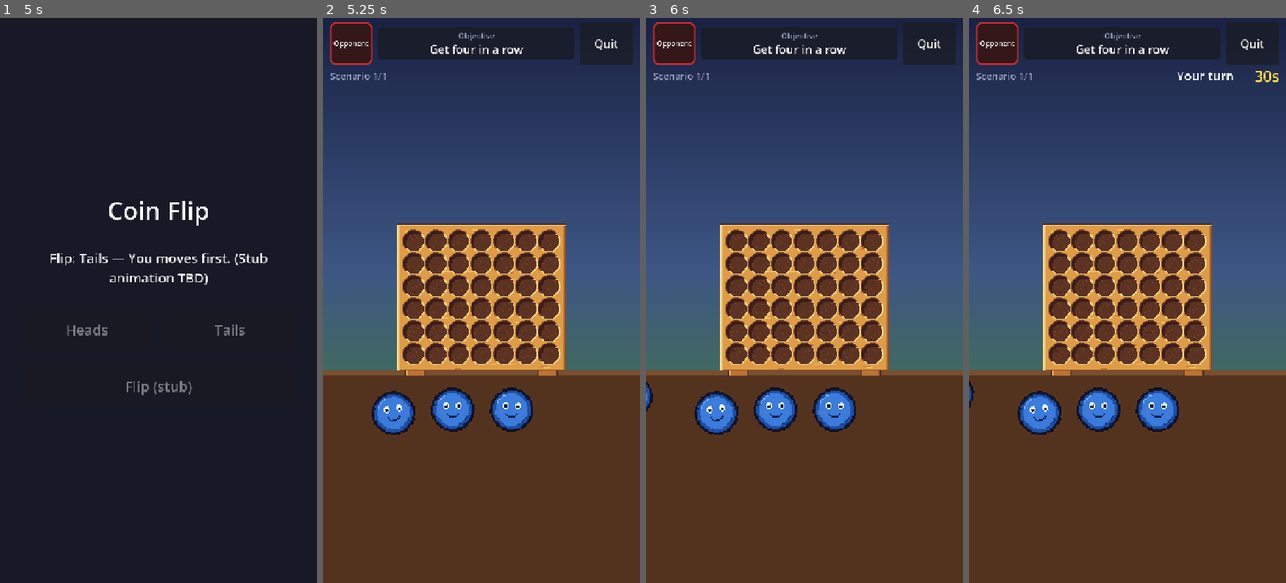
Above: before the commit, frames 1-4 (left to right).
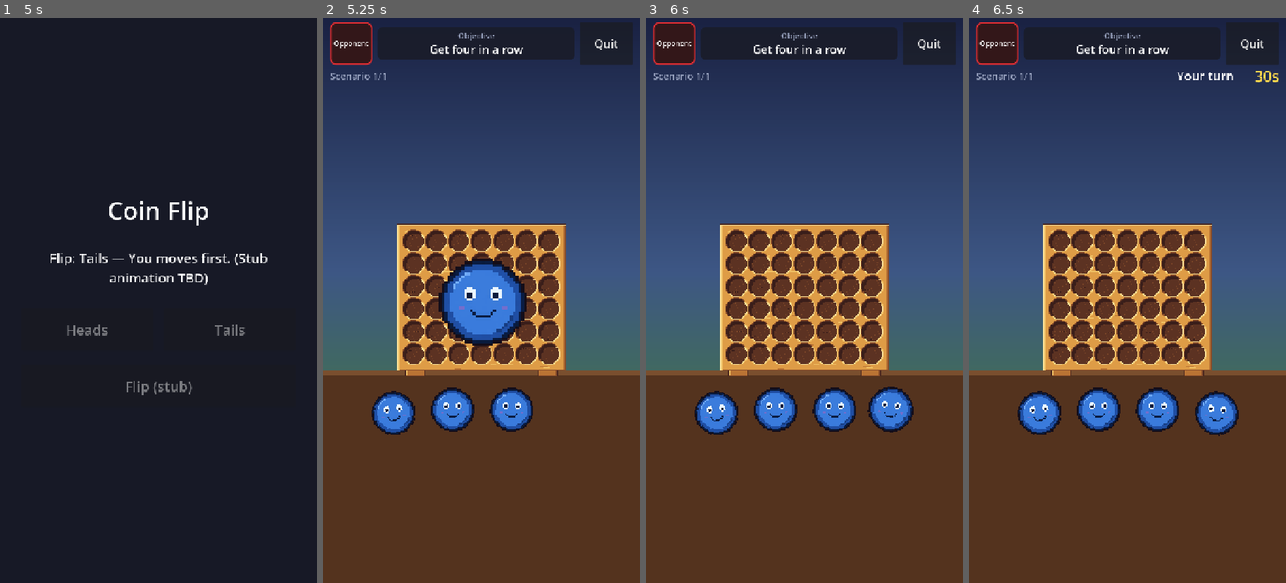
Above: after the commit, the same moments.

Repository: chumbb/four-in-a-rogue
Game: Godot game, scene res://scenes/app/boot.tscn
The game is run twice, just before and just after one commit, with the same random seed, the same clock (stepped at 60 frames per second) and the same inputs.
Inputs (mouse positions are in pixels of both pictures, inside the frame that each line leads up to):
- Up to frame 1 (5 s): tap Enter (ui_accept) at 0.5, 0.77, 4.25 s; move the mouse to (228, 272) at 0.52 s; click (228, 272) at 0.67 s; click "Continue" at 1.25 s; click "Heads" at 2 s; click "Tails" at 2.75 s; click "Flip (stub)" at 3.5 s; drag from (95, 328) to (142, 413) at 4.27 s
- Up to frame 2 (5.25 s): tap Enter (ui_accept) at 5 s; move the mouse to (513, 176) at 5.02 s; click (513, 176) at 5.17 s
- Up to frame 3 (6 s): tap Enter (ui_accept) at 5.75 s; drag from (788, 413) to (709, 215) at 5.77 s
- Up to frame 4 (6.5 s): no input

Frame 1 is identical in both runs. In frame 2, 3.3% of the frame differs, in the area x 36-65%, y 42-58%; in frame 3, 1.0%; in frame 4, 0.9%.

Commit message:
M4: fix first-turn hand reveal landing off-screen
Co-Authored-By: Claude Opus 5.5 <noreply@anthropic.com>
Claude-Session: https://claude.ai/code/session_018A4P4jfurppTbcRgSKQWXk

Diff:
--- a/scripts/hand/hand_view.gd
+++ b/scripts/hand/hand_view.gd
@@ -153,31 +153,46 @@
 func reveal(goob: GoobDefinition) -> void:
 	var card := _make_card(goob)
 	_cards.append(card)
-	var index := _cards.size() - 1
 	if not animate:
 		layout(false)
 		return
 	_revealing = card
+	card.visible = false
+	# The first turn's draw runs from the scenario's _ready(), before the
+	# deferred table layout has sized the hand: wait a frame so the centre and
+	# the fan slots are measured on the real layout.
+	await get_tree().process_frame
+	if not is_instance_valid(card):
+		_revealing = null
+		return
+	card.visible = true
 	layout(true) # make room for it
 	card.z_index = 20
 	card.position = get_global_transform().affine_inverse() * (get_viewport_rect().size * 0.5)
 	card.rotation = 0.0
 	card.scale = Vector2(0.4, 0.4)
-	var target := _slot(index)
-	var tween := card.create_tween()
-	tween.tween_callback(hand_sound.emit.bind(&"draw_pop"))
-	tween.tween_property(card, "scale", Vector2.ONE * REVEAL_SCALE, REVEAL_POP_SEC).set_trans(Tween.TRANS_BACK).set_ease(Tween.EASE_OUT)
-	tween.tween_interval(REVEAL_HOLD_SEC)
-	tween.tween_callback(hand_sound.emit.bind(&"fly"))
-	tween.set_parallel()
-	tween.tween_property(card, "scale", Vector2.ONE, REVEAL_FLY_SEC).set_trans(Tween.TRANS_QUAD).set_ease(Tween.EASE_IN_OUT)
-	tween.tween_property(card, "position", target.origin, REVEAL_FLY_SEC).set_trans(Tween.TRANS_QUAD).set_ease(Tween.EASE_IN_OUT)
-	tween.tween_property(card, "rotation", target.get_rotation(), REVEAL_FLY_SEC)
-	card.set_meta("tween", tween)
-	await tween.finished
+	var pop := card.create_tween()
+	pop.tween_callback(hand_sound.emit.bind(&"draw_pop"))
+	pop.tween_property(card, "scale", Vector2.ONE * REVEAL_SCALE, REVEAL_POP_SEC).set_trans(Tween.TRANS_BACK).set_ease(Tween.EASE_OUT)
+	pop.tween_interval(REVEAL_HOLD_SEC)
+	card.set_meta("tween", pop)
+	await pop.finished
+	if not is_instance_valid(card):
+		_revealing = null
+		return
+	# Target measured now, not at pop time, in case the zone resized meanwhile.
+	hand_sound.emit(&"fly")
+	var target := _slot(_cards.find(card))
+	var fly := card.create_tween().set_parallel()
+	fly.tween_property(card, "scale", Vector2.ONE, REVEAL_FLY_SEC).set_trans(Tween.TRANS_QUAD).set_ease(Tween.EASE_IN_OUT)
+	fly.tween_property(card, "position", target.origin, REVEAL_FLY_SEC).set_trans(Tween.TRANS_QUAD).set_ease(Tween.EASE_IN_OUT)
+	fly.tween_property(card, "rotation", target.get_rotation(), REVEAL_FLY_SEC)
+	card.set_meta("tween", fly)
+	await fly.finished
+	_revealing = null
 	if is_instance_valid(card):
 		card.z_index = 0
-	_revealing = null
+	layout(false) # settle every card on the current layout
 
 
 ## Moves every card (except one being dragged) to its fan slot.
